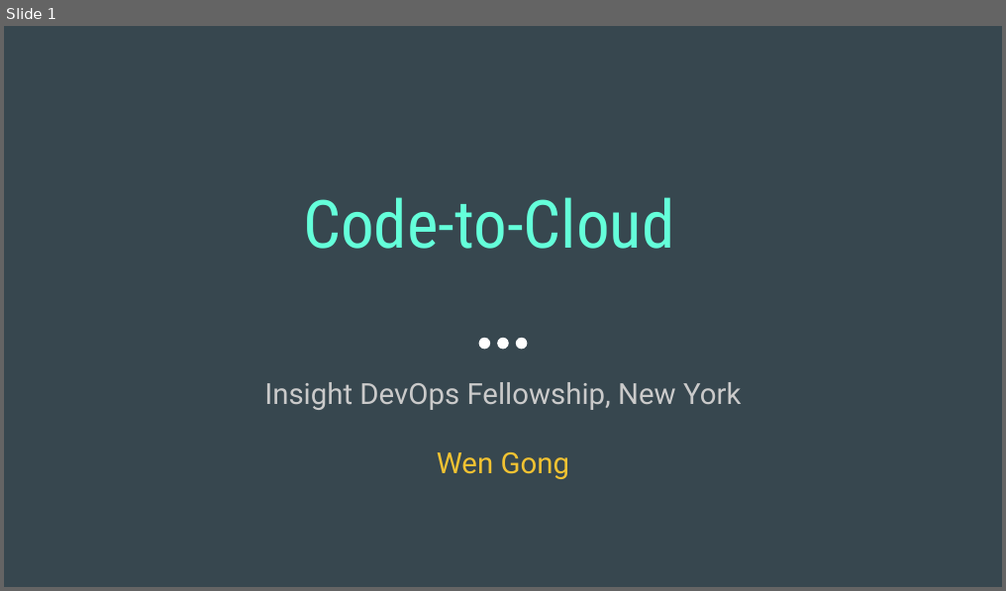
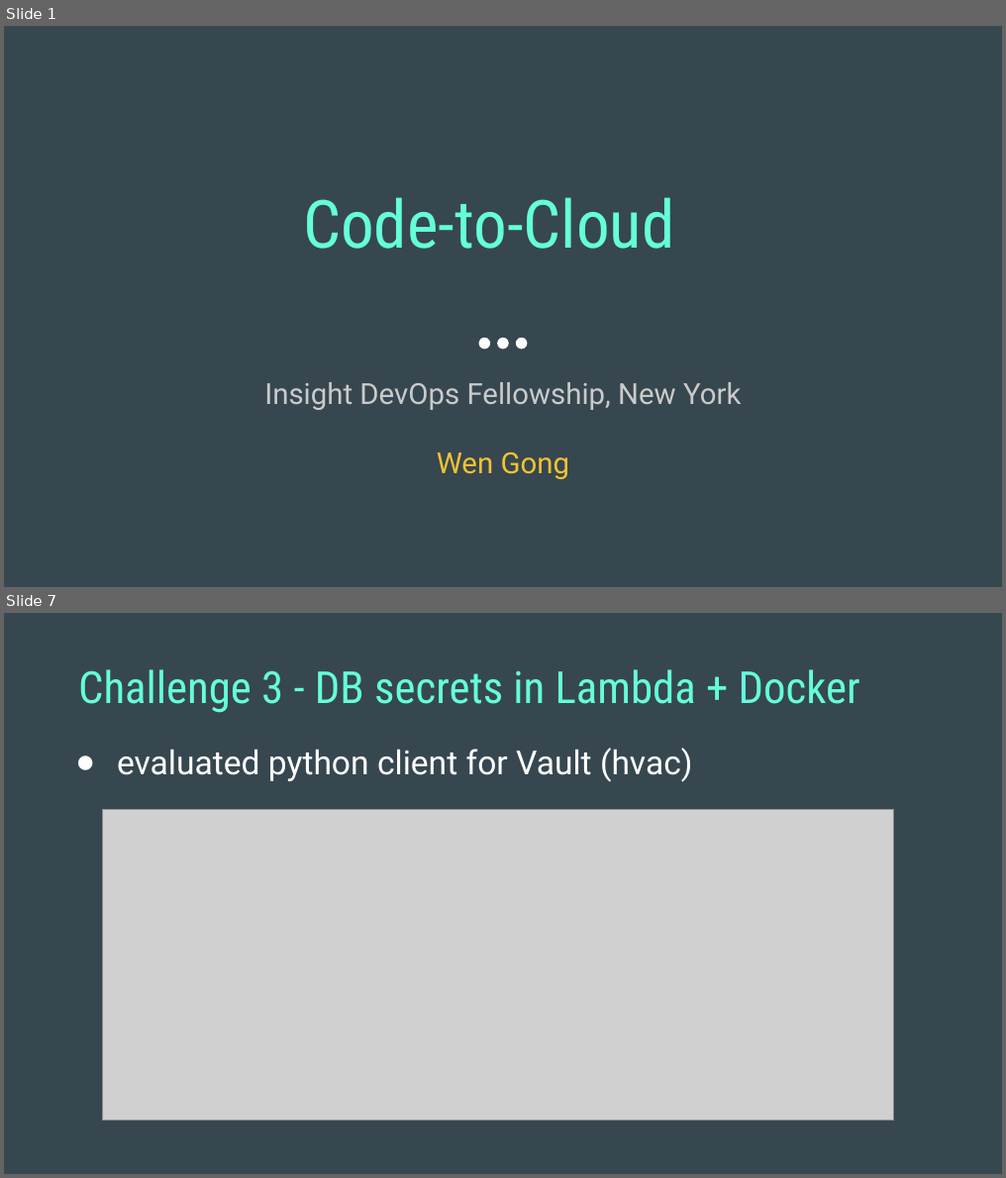
Before and after one commit to wgong/code2cloud, a slide deck: docs/code2cloud.pptx. Shown one above the other, each under a label of ours: slide 1 before the commit, slides 1 and 7 after it; the slides between them are not shown. The pictures are 1006x591 and 1006x1178 pixels, drawn with LibreOffice and Linux fonts; fonts in the diff are those of the drawing; grey boxes stand for pictures. Boxes give left, top, right and bottom in pixels: in the first picture for what was removed or moved away, otherwise in the second. Text is boxed around its words. In the diff, an @@ line names an element or a change of style, - is before the commit and + after.

```diff
--- a/docs/code2cloud.pptx
+++ b/docs/code2cloud.pptx
@@ slide 7 added at bbox=[4, 613, 1002, 1174], background #37474F @@
@@ title added at bbox=[78, 669, 860, 713], 32 pt, text #64FFDA @@
+Challenge 3 - DB secrets in Lambda + Docker
@@ text added at bbox=[117, 748, 693, 782], 24 pt, text #FFFFFF @@
+● evaluated python client for Vault (hvac)
@@ picture added at bbox=[103, 810, 894, 1121] @@
```
Also in this commit, not shown: 2 slides changed, 5 other slides added, 7 slides removed, 1 other file.
